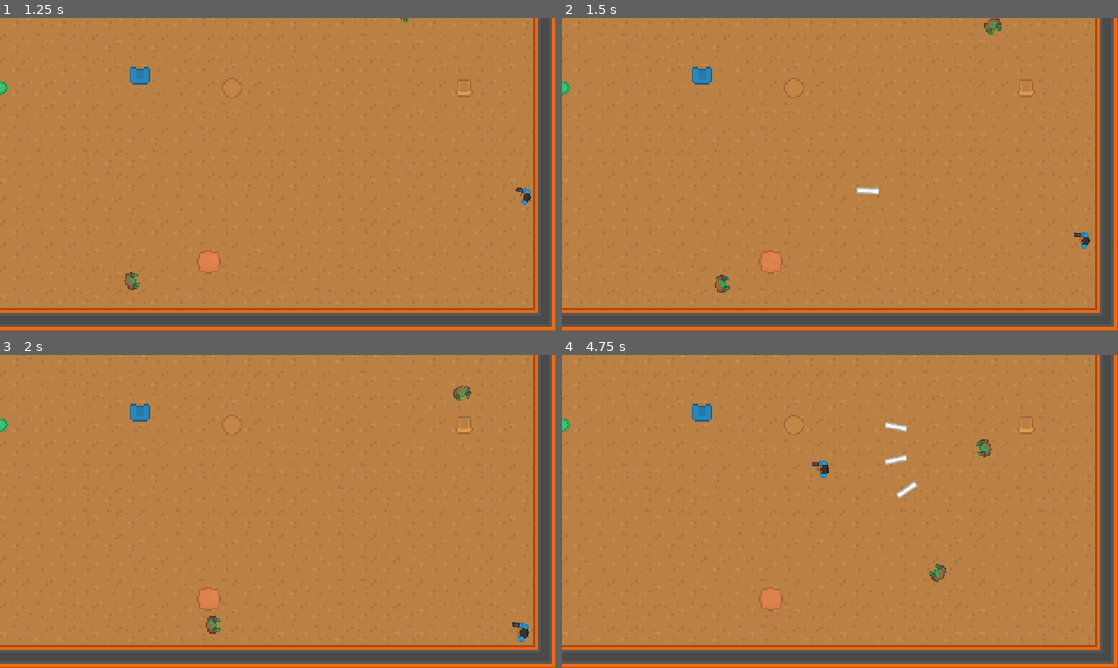
Above: before the commit, frames 1-4 (two rows, left to right).
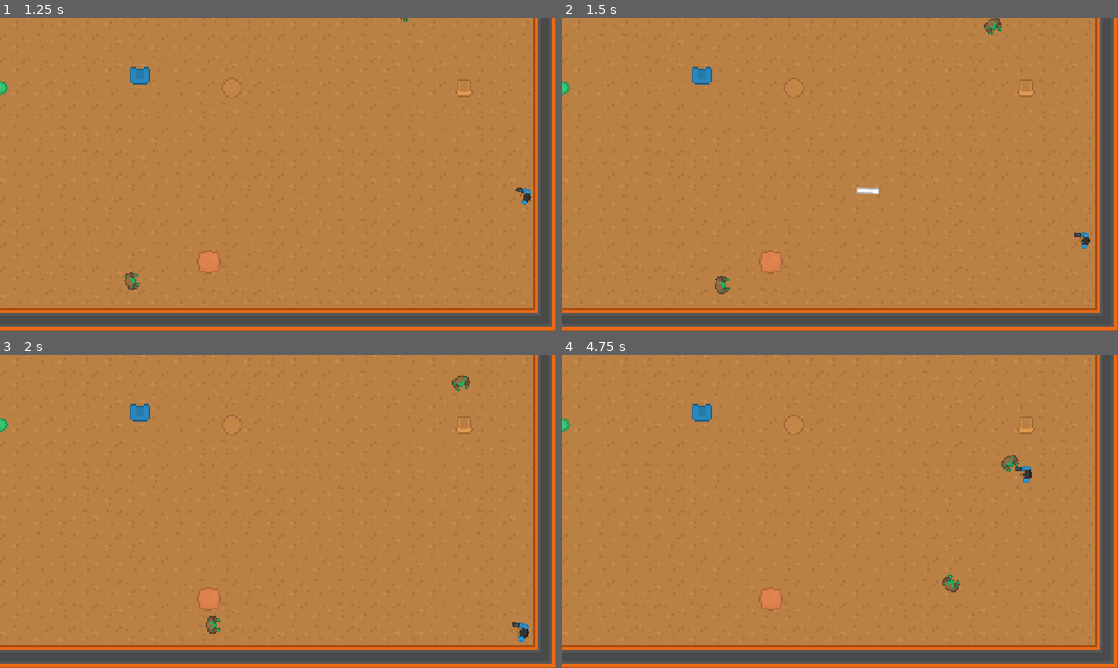
Above: after the commit, the same moments.

Repository: Frickerson/Brackeys_2026.2
Game: Godot game, scene res://Game/Levels/LevelOne.tscn
Two runs of this game, one before a commit and one after it. Both use one fixed random seed, a clock stepped at 60 frames per second and the inputs below.
Inputs (mouse positions are in pixels of both pictures, inside the frame that each line leads up to):
- Up to frame 1 (1.25 s): move the mouse to (400, 158) at 0.52 s; hold D (Player_Move_Right) from 0.53 s (still down); click (400, 158) at 0.6 s
- Up to frame 2 (1.5 s): move the mouse to (728, 190) at 1.27 s; release D (Player_Move_Right) at 1.28 s; hold S (Player_Move_Down) from 1.28 s (still down); click (728, 190) at 1.35 s
- Up to frame 3 (2 s): keep holding S (Player_Move_Down)
- Up to frame 4 (4.75 s): move the mouse to (895, 442) at 2.02 s; release S (Player_Move_Down) at 2.03 s; hold D (Player_Move_Right) 2.03-2.78 s; click (895, 442) at 2.1 s; move the mouse to (812, 574) at 2.77 s; hold W (Player_Move_Up) 2.78-3.53 s; click (812, 574) at 2.85 s; move the mouse to (1006, 558) at 3.52 s; hold A (Player_Move_Left) from 3.53 s (still down); click (1006, 558) at 3.6 s; move the mouse to (673, 464) at 4.27 s; click (673, 464) at 4.35 s

Frame 1 is identical in both runs. In frame 2, less than 0.1% of the frame differs, in the area x 27-80%, y 1-89%; in frame 3, 0.2%; in frame 4, 0.9%, in the area x 45-85%, y 21-76%.

Commit message:
Tweak avoidance

Diff:
--- a/Game/Objects/Enemy/Enemy.tscn
+++ b/Game/Objects/Enemy/Enemy.tscn
@@ -36,5 +36,6 @@
 [node name="NavigationAgent2D" type="NavigationAgent2D" parent="." unique_id=47733685]
 target_desired_distance = 100.0
 avoidance_enabled = true
+time_horizon_obstacles = 1.0
 
 [connection signal="velocity_computed" from="NavigationAgent2D" to="." method="_on_velocity_computed"]
